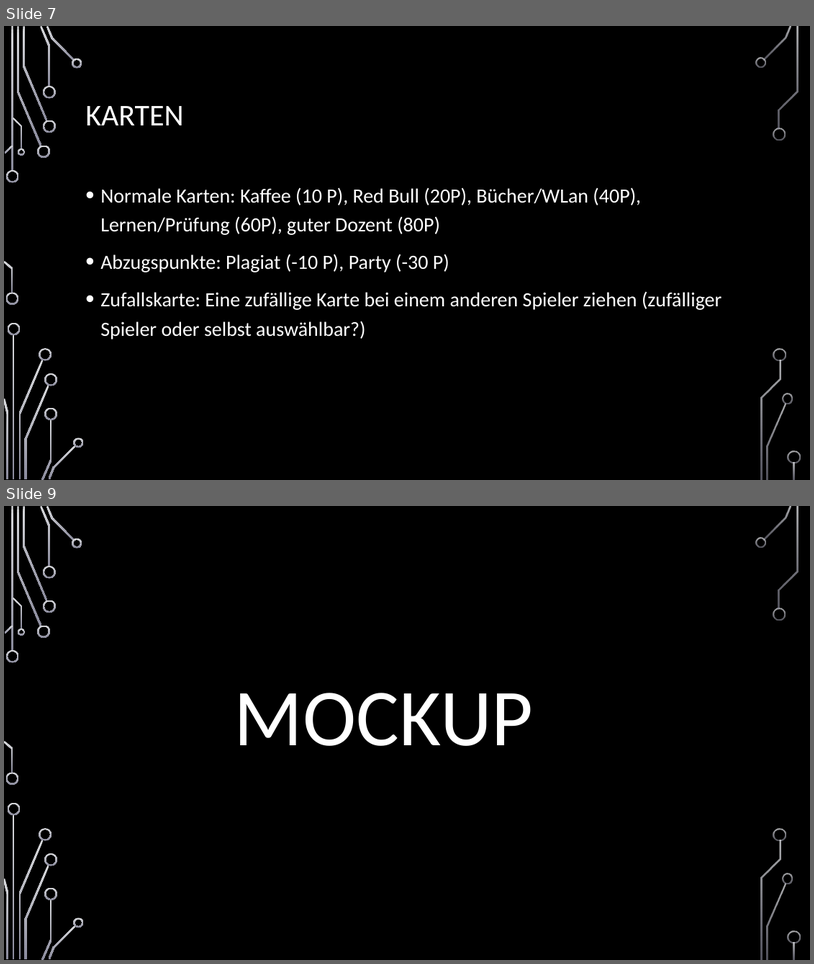
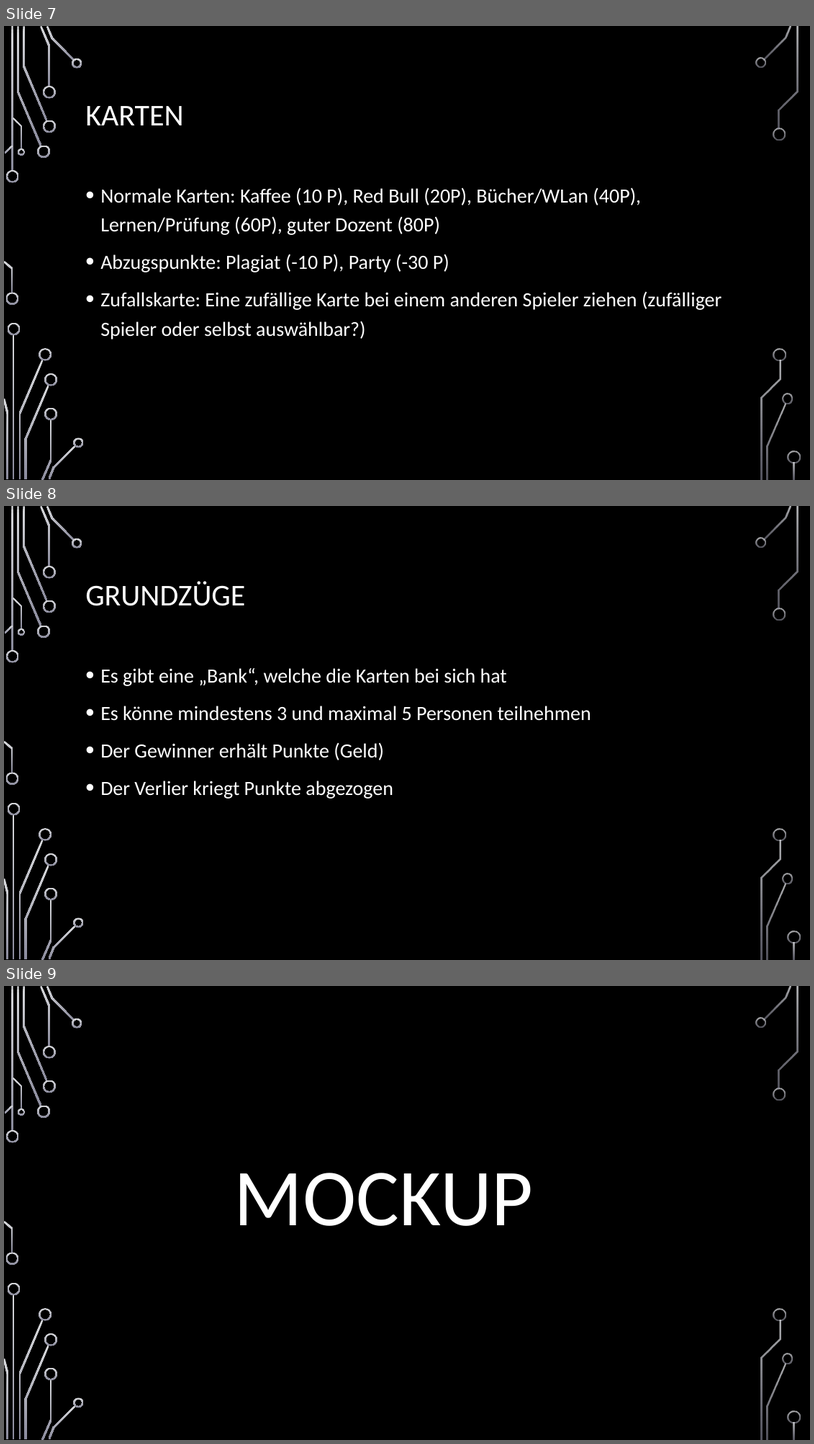
Before and after one commit to jnussbaum/TheBachelorsChaseGame, a slide deck: documents/Meilensteine/Meilenstein I/Meilenstein_1_Präsentation.pptx. Shown one above the other, each under a label of ours: slides 7 and 9 before the commit, slides 7, 8 and 9 after it; the slides between them are not shown. The pictures are 814x964 and 814x1444 pixels, drawn with LibreOffice and Linux fonts; fonts in the diff are those of the drawing; background and template pictures are left out. Boxes give left, top, right and bottom in pixels: in the first picture for what was removed or moved away, otherwise in the second. Text is boxed around its words. In the diff, an @@ line names an element or a change of style, - is before the commit and + after.

```diff
--- a/documents/Meilensteine/Meilenstein I/Meilenstein_1_Präsentation.pptx
+++ b/documents/Meilensteine/Meilenstein I/Meilenstein_1_Präsentation.pptx
@@ slide 8 added at (4,506,810,960), background picture (left out); not listed: 36 template elements that a slide beside it also shows @@
@@ title added at (85,581,245,606), 36 pt, text #FFFFFF @@
+GRUNDZÜGE
@@ text added at (100,668,592,798), 24 pt, text #FFFFFF @@
+• Es gibt eine „Bank“, welche die Karten bei sich hat
+• Es könne mindestens 3 und maximal 5 Personen teilnehmen
+• Der Gewinner erhält Punkte (Geld)
+• Der Verlier kriegt Punkte abgezogen
```
Also in this commit, not shown: 1 slide changed, 3 other slides added, 1 slide removed, 1 other file.
